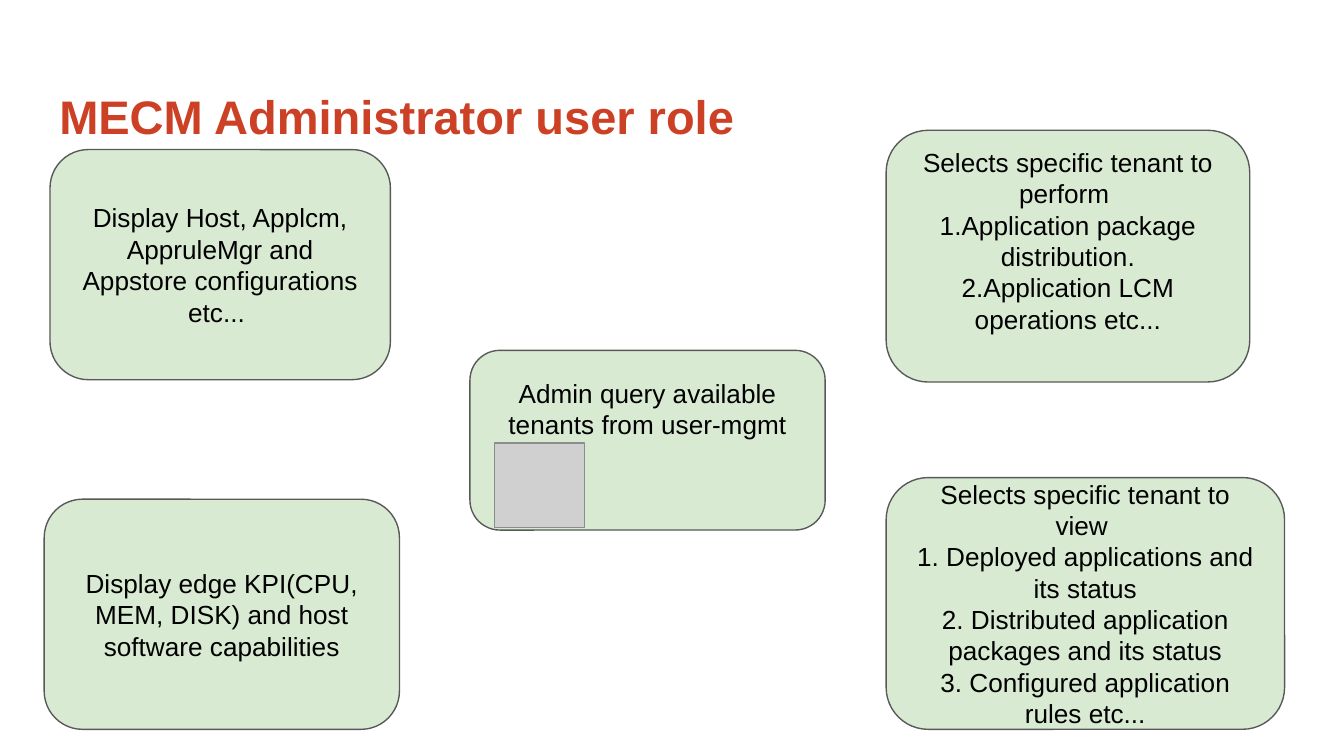
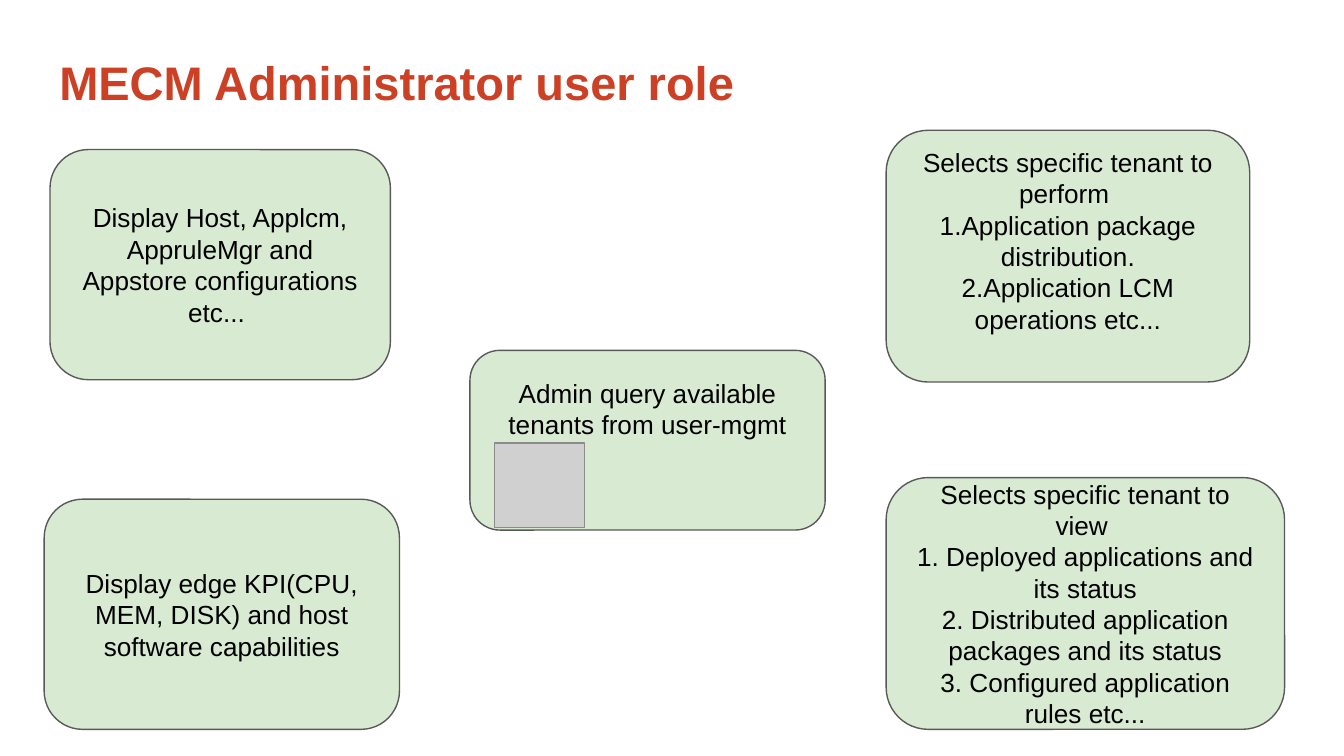
Before and after one commit to EdgeGallery/community, a slide deck: slide 5 of MECM PT/Release V1.1/MECM admin role support.pptx. Drawn at 1344x756 pixels with LibreOffice and Linux fonts; fonts in the diff are those of the drawing; grey boxes stand for pictures. Boxes give left, top, right and bottom in pixels: in the first picture for what was removed or moved away, otherwise in the second. Text is boxed around its words. In the diff, an @@ line names an element or a change of style, - is before the commit and + after.

Commit message:
mecm admin support ppt updated

```diff
--- a/MECM PT/Release V1.1/MECM admin role support.pptx
+++ b/MECM PT/Release V1.1/MECM admin role support.pptx
@@ title "MECM Administrator user role" moved from (x1=59, y1=100, x2=734, y2=135) to (x1=59, y1=66, x2=734, y2=101) @@
```
Also in this commit, not shown: 2 other slides changed.
